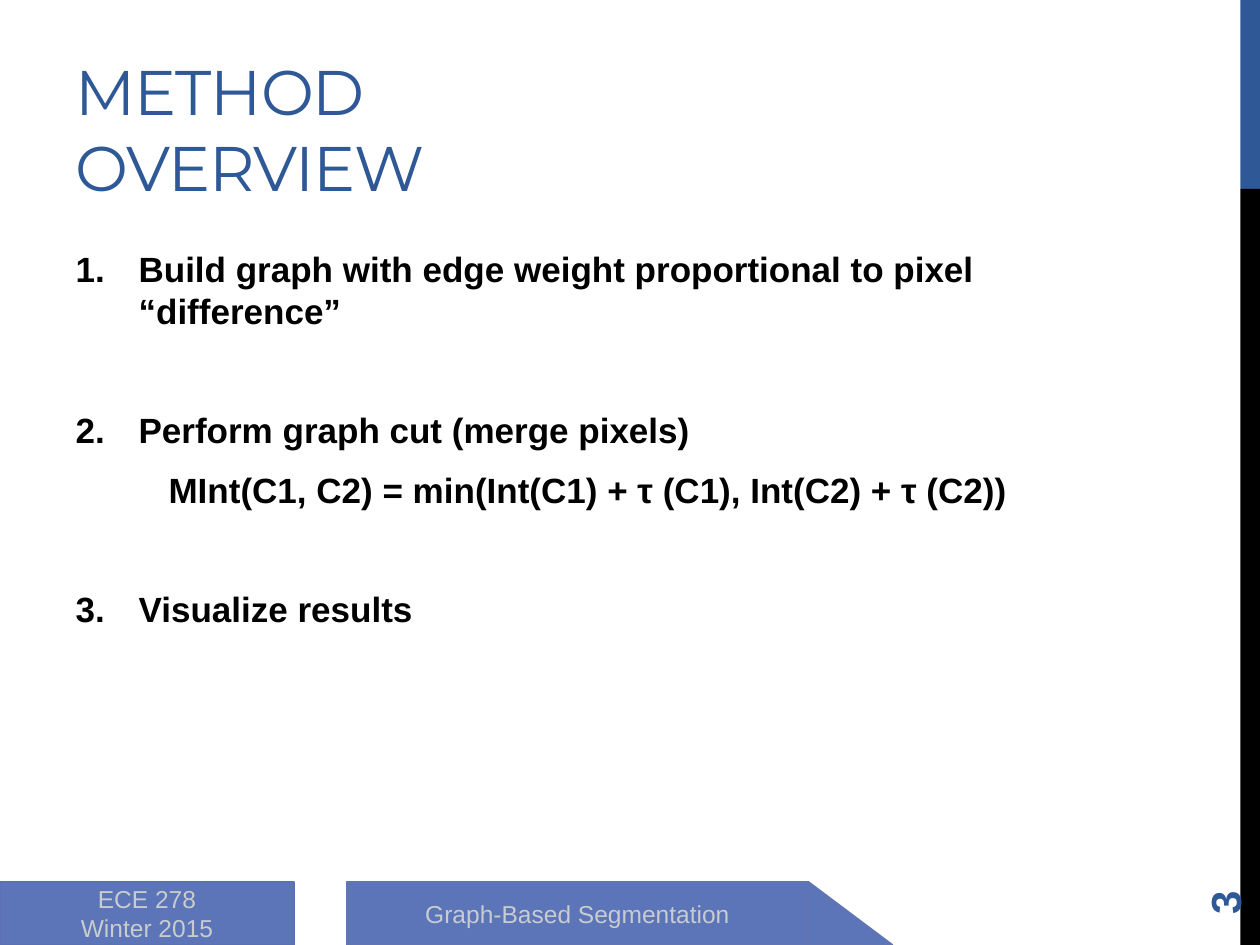
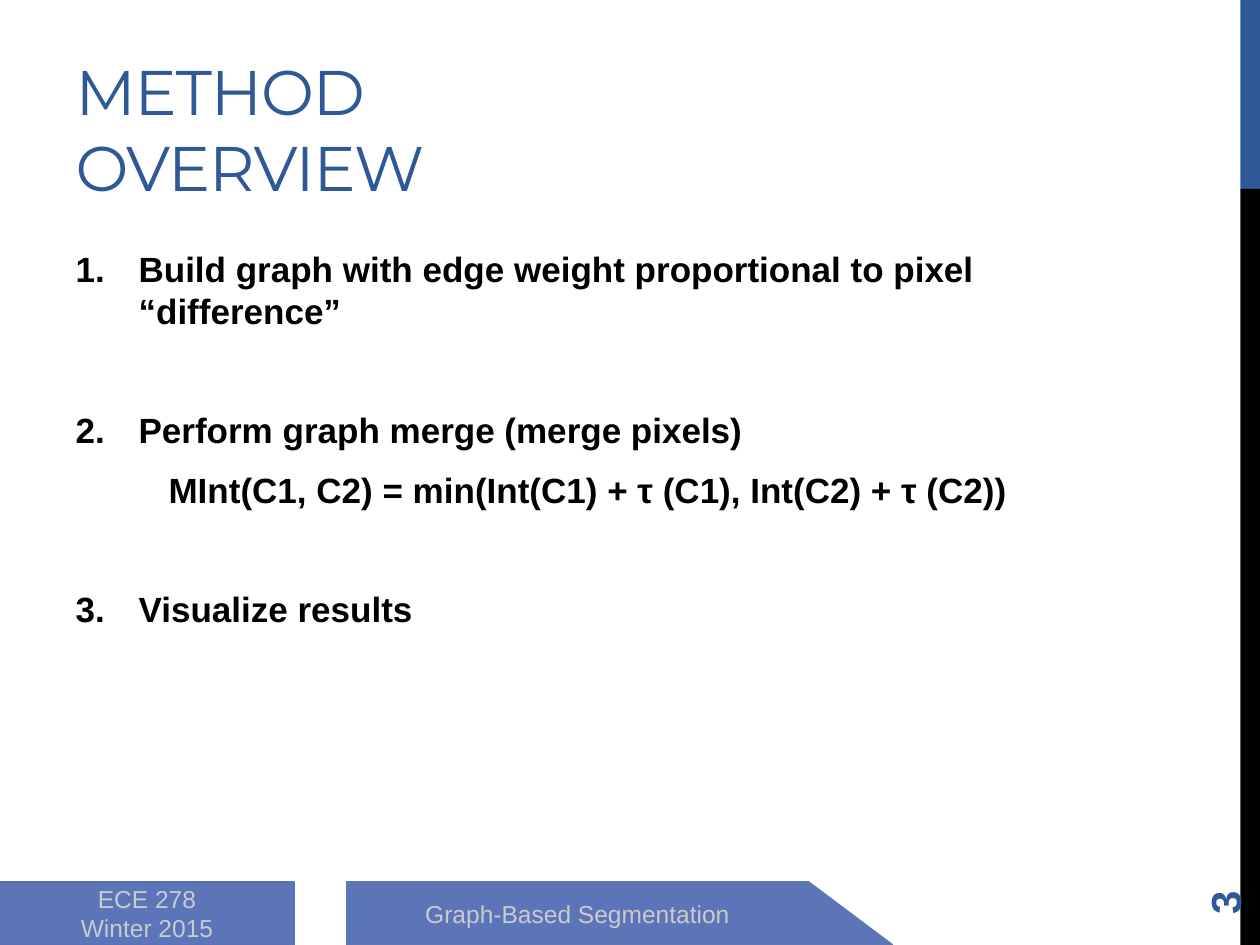
Before and after one commit to zhongguomeng/graph-based-segmentation, a slide deck: slide 3 of 8_report/presentation.pptx. Drawn at 1260x945 pixels with LibreOffice and Linux fonts; fonts in the diff are those of the drawing. Boxes give left, top, right and bottom in pixels: in the first picture for what was removed or moved away, otherwise in the second. Text is boxed around its words. In the diff, an @@ line names an element or a change of style, - is before the commit and + after.

```diff
--- a/8_report/presentation.pptx
+++ b/8_report/presentation.pptx
@@ text at [139, 417, 742, 450]: text changed @@
-2. Perform graph cut (merge pixels)
+2. Perform graph merge (merge pixels)
```
Also in this commit, not shown: 11 other files.
